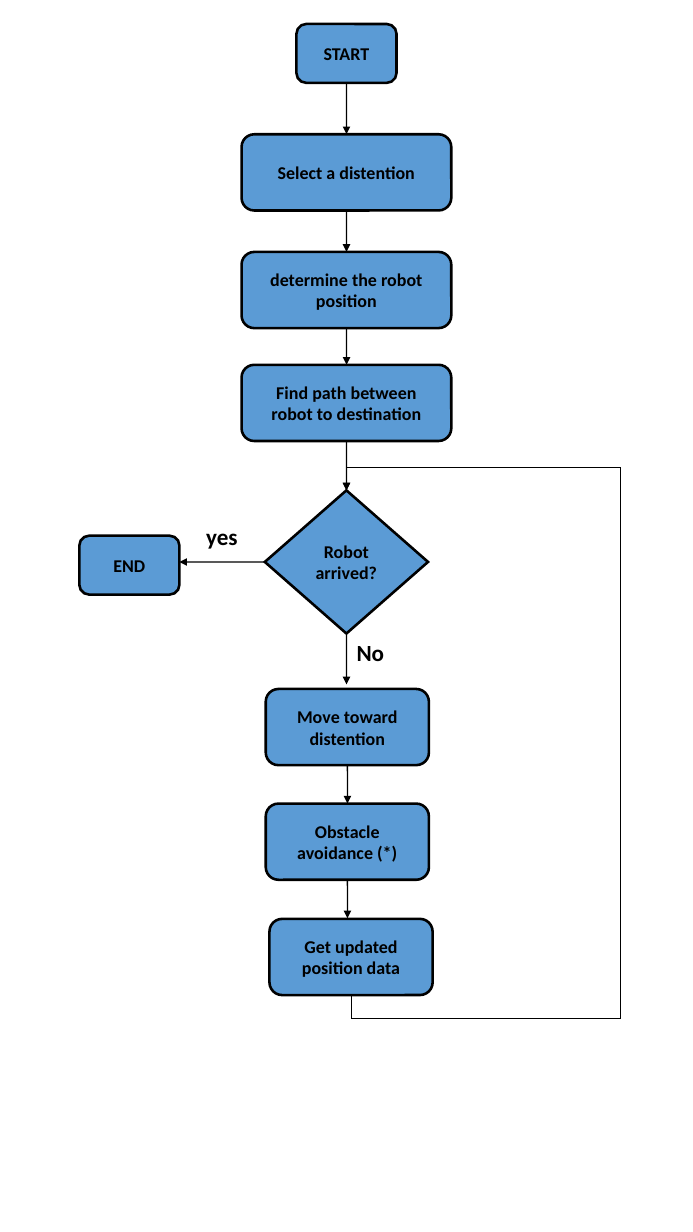
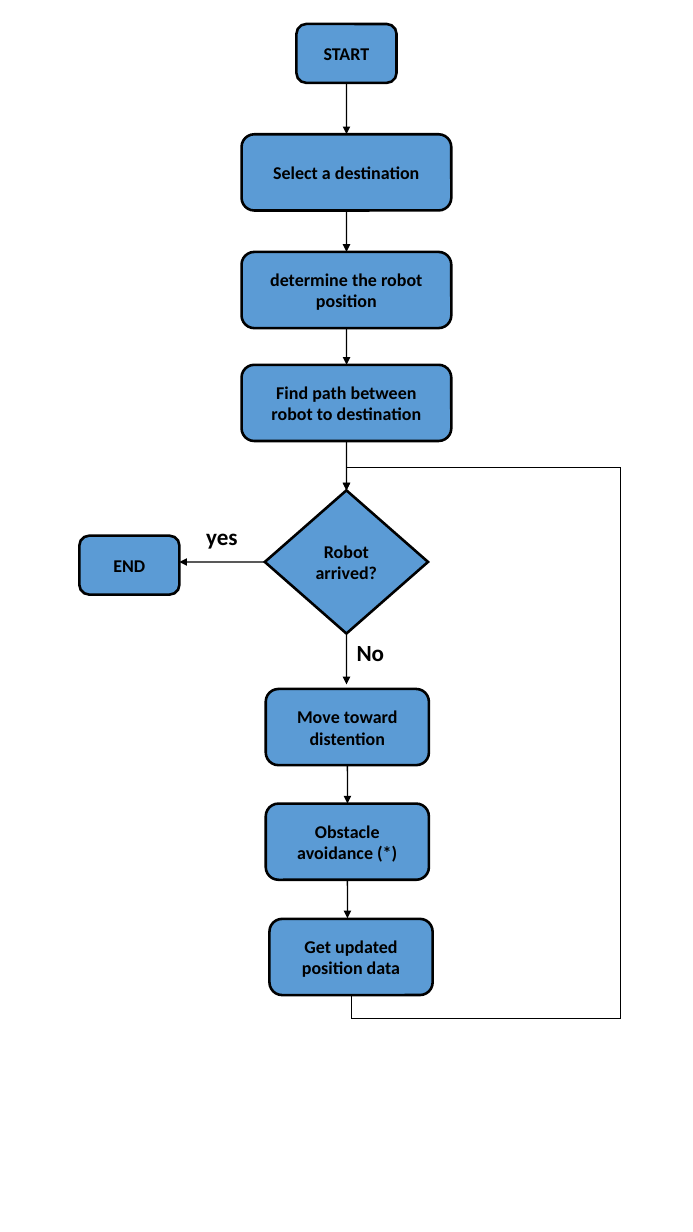
Before and after one commit to Mhd-Ghd/on-campus-delivery-robot, a slide deck: slide 2 of reports/term-1-report/flow-chart-sw.pptx. Drawn at 693x1232 pixels with LibreOffice and Linux fonts; fonts in the diff are those of the drawing. Boxes give left, top, right and bottom in pixels: in the first picture for what was removed or moved away, otherwise in the second. Text is boxed around its words. In the diff, an @@ line names an element or a change of style, - is before the commit and + after.

```diff
--- a/reports/term-1-report/flow-chart-sw.pptx
+++ b/reports/term-1-report/flow-chart-sw.pptx
@@ text in rounded rectangle at (x1=273, y1=166, x2=419, y2=179): text changed @@
-Select a distention
+Select a destination
```
Also in this commit, not shown: 6 other files.
